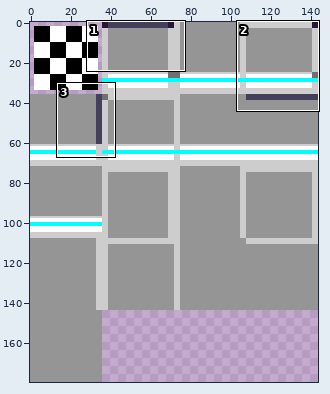
A sprite sheet gets an edit: 2DOperaGame/tilesets/TileWalls/output_tileset.png. Above, an overview of the earlier version with the close-up marked.
Close-up. Old version:
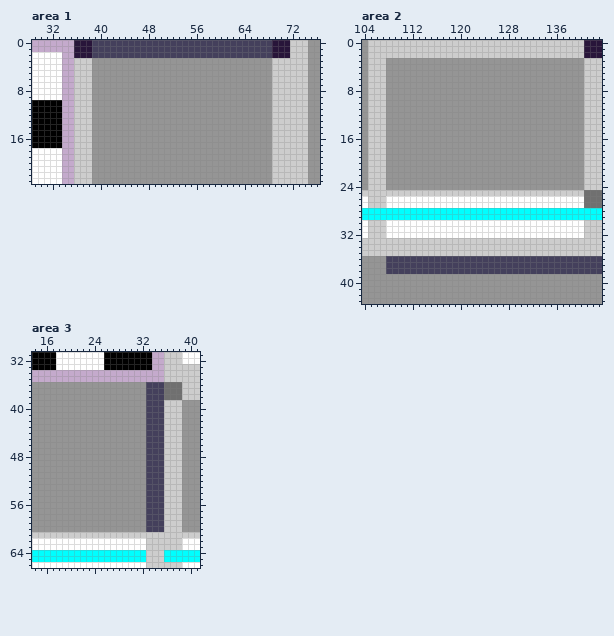
The file is 144x180 pixels. Shown: area 1: x 29..76, y 0..23; area 2: x 104..143, y 0..43; area 3: x 14..41, y 31..66.
Once edited:
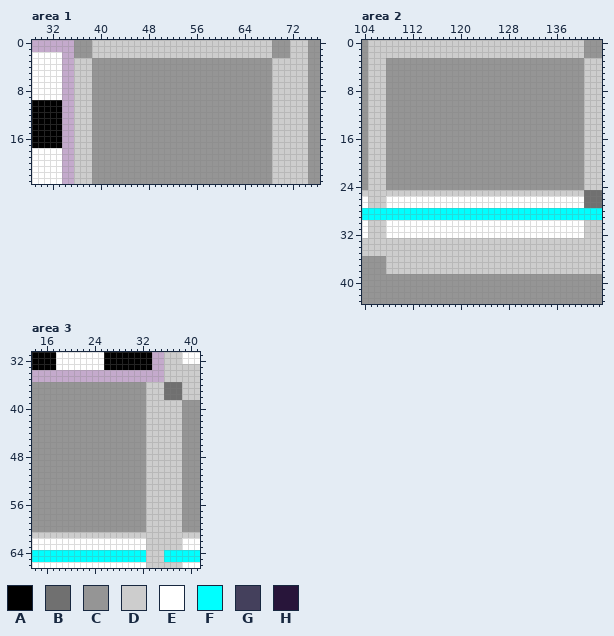
Palette (. is transparent): A #000000  B #707070  C #959595  D #cdcdcd  E #ffffff  F #00ffff  G #44405c  H #28153a
The exact change:
{"where": "area 1"}
{"y":0,"x":36,"old":"HHHGGGGGGGGGGGGGGGGGGGGGGGGGGGGGGHHH","new":"CCCDDDDDDDDDDDDDDDDDDDDDDDDDDDDDDCCC"}
{"y":1,"x":36,"old":"HHHGGGGGGGGGGGGGGGGGGGGGGGGGGGGGGHHH","new":"CCCDDDDDDDDDDDDDDDDDDDDDDDDDDDDDDCCC"}
{"y":2,"x":36,"old":"HHHGGGGGGGGGGGGGGGGGGGGGGGGGGGGGGHHH","new":"CCCDDDDDDDDDDDDDDDDDDDDDDDDDDDDDDCCC"}
{"where": "area 2"}
{"y":0,"x":141,"old":"HHH","new":"CCC"}
{"y":1,"x":141,"old":"HHH","new":"CCC"}
{"y":2,"x":141,"old":"HHH","new":"CCC"}
{"y":36,"x":108,"old":"GGGGGGGGGGGGGGGGGGGGGGGGGGGGGGGGGGGG","new":"DDDDDDDDDDDDDDDDDDDDDDDDDDDDDDDDDDDD"}
{"y":37,"x":108,"old":"GGGGGGGGGGGGGGGGGGGGGGGGGGGGGGGGGGGG","new":"DDDDDDDDDDDDDDDDDDDDDDDDDDDDDDDDDDDD"}
{"y":38,"x":108,"old":"GGGGGGGGGGGGGGGGGGGGGGGGGGGGGGGGGGGG","new":"DDDDDDDDDDDDDDDDDDDDDDDDDDDDDDDDDDDD"}
{"where": "area 3"}
{"y":36,"x":33,"old":"GGG","new":"DDD"}
{"y":37,"x":33,"old":"GGG","new":"DDD"}
{"y":38,"x":33,"old":"GGG","new":"DDD"}
{"y":39,"x":33,"old":"GGG","new":"DDD"}
{"y":40,"x":33,"old":"GGG","new":"DDD"}
{"y":41,"x":33,"old":"GGG","new":"DDD"}
{"y":42,"x":33,"old":"GGG","new":"DDD"}
{"y":43,"x":33,"old":"GGG","new":"DDD"}
{"y":44,"x":33,"old":"GGG","new":"DDD"}
{"y":45,"x":33,"old":"GGG","new":"DDD"}
{"y":46,"x":33,"old":"GGG","new":"DDD"}
{"y":47,"x":33,"old":"GGG","new":"DDD"}
{"y":48,"x":33,"old":"GGG","new":"DDD"}
{"y":49,"x":33,"old":"GGG","new":"DDD"}
{"y":50,"x":33,"old":"GGG","new":"DDD"}
{"y":51,"x":33,"old":"GGG","new":"DDD"}
{"y":52,"x":33,"old":"GGG","new":"DDD"}
{"y":53,"x":33,"old":"GGG","new":"DDD"}
{"y":54,"x":33,"old":"GGG","new":"DDD"}
{"y":55,"x":33,"old":"GGG","new":"DDD"}
{"y":56,"x":33,"old":"GGG","new":"DDD"}
{"y":57,"x":33,"old":"GGG","new":"DDD"}
{"y":58,"x":33,"old":"GGG","new":"DDD"}
{"y":59,"x":33,"old":"GGG","new":"DDD"}
{"y":60,"x":33,"old":"GGG","new":"DDD"}
{"label":"changed","picture_box":[74,40,290,58]}
{"label":"changed","picture_box":[584,40,602,58]}
{"label":"changed","picture_box":[386,256,602,274]}
{"label":"changed","picture_box":[146,382,164,532]}
